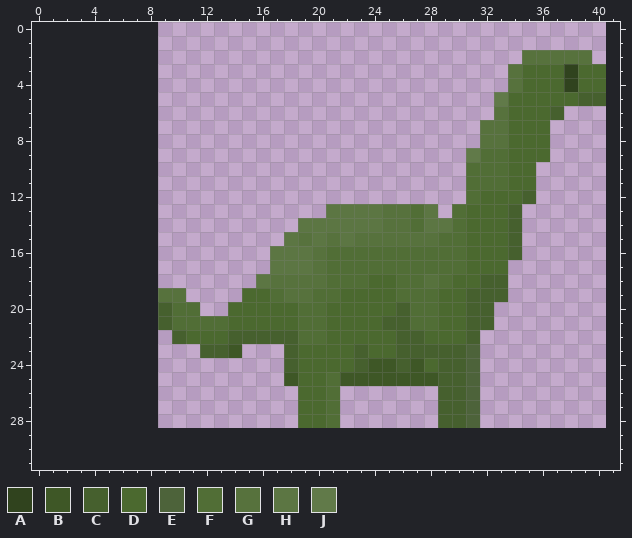
Edited in one commit: pixel-art sprite (Sprites/Units/Dinosaurs/diplodocus/diplodocus_sprite_lvl1.png). This is how it looked before the edit.
The file is 32x32 pixels. Pixels under 10% opacity are left out. Colours within 5 levels of each other are drawn and written as one. The old version is drawn lined up with the new one, on the new canvas.
Palette (. is transparent): A #30431e  B #3e5726  C #46602e  D #4b692f  E #4d633a  F #516e36  G #57723d  H #5c7643  J #617a49
Pixels before, first column x 9:
 2 ..........................GGGGG.
 3 .........................GDDDADD
 4 .........................GDDDADD
 5 ........................JDDDDDCC
 6 ........................GDDDC...
 7 .......................GGDDD....
 8 .......................GGDDD....
 9 ......................JFFDDD....
10 ......................FFFDD.....
11 ......................FFFDD.....
12 ......................FDDDC.....
13 ............HHHHGGFH.FDDDC......
14 ..........HHHHHHGGFHHFDDDC......
15 .........HGHGHGGGGGGFFDDDC......
16 ........HHHGFFFFFFFFFFDDDC......
17 ........HHHGFFFFFFFFFFDDD.......
18 .......HGGGGFFFDDFFGFDDCC.......
19 GG....DDFGGFFDDDDFFFDDCCC.......
20 CFF..DDDDDFFDDDDDCFFDDCC........
21 CFFFFDDDDDFFDDDDCCFFDDCC........
22 .CDDDCCCCCFFDDDDDCCDDDC.........
23 ...CCB...CDDDDCDDCCCCCE.........
24 .........CDDDDCBBCBDCCE.........
25 .........BDDFBBBBBBBCCE.........
26 ..........DDF.......CCE.........
27 ..........DDF.......CCE.........
28 ..........DDF.......CCE.........
Now the later version:
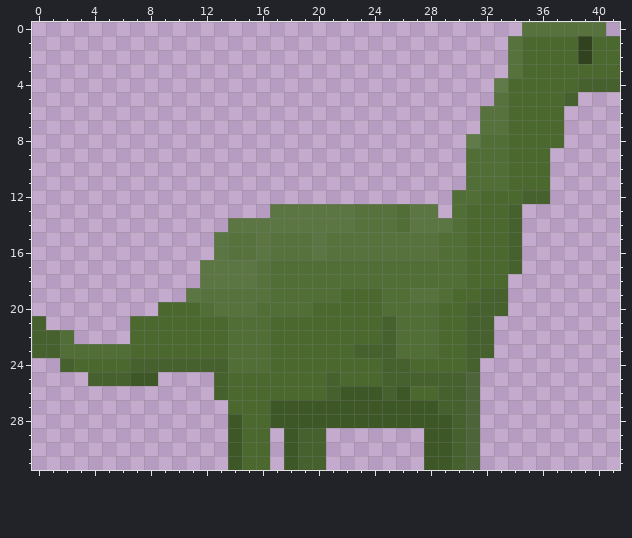
From old to new:
canvas 32x32 -> 42x32, the old top-left corner now at 9,-3 (the part of the old canvas that was cut away was empty and is not shown)
Changed rows in their new state; - is an unchanged pixel.
first column x 0:
 0 -----------------------------------GGGGGG-
 1 ----------------------------------GDDDDADD
 2 ----------------------------------GDDDDADD
 3 --------------------------------------D--D
 4 ---------------------------------JD---DCCC
 5 ---------------------------------G----C..-
 6 --------------------------------G----D----
 7 -------------------------------------D----
 8 -------------------------------JFF---D----
 9 -------------------------------F----------
10 ------------------------------------D-----
11 ------------------------------------D-----
12 ------------------------------F-----C-----
13 -----------------HHHH--GG-FH--------------
14 --------------HHHHH----GG-FH--------------
15 -------------HGGHGG---G-------------------
16 -------------HGGHGGGHGGGGGGGG-------------
17 ------------HHHHGFFFF-------------C-------
18 ------------HHHHGFFFF---FF--F-F-DD--------
19 ---------..HGGGGG-FF-----F-GGF-D----------
20 ---------DDDFGGGFFF-D----FF------C--------
21 C------DDDDDDDFFF--DD-----F---------------
22 CCF----DDDD---FFFDDDD----CFFF---C---------
23 CCFFFFFDDDDDDDFFFDD-----CCFFFDDCC---------
24 --CDDDDCCCCCCCFFFDD----DDC-D-DDC----------
25 ----CCCBB----CDDDDD--CDDDCCCC-------------
26 -------------CDDDDD--CBBBCBDD-------------
27 --------------DDDBBBBBBBBBBBB-------------
28 --------------BDDBBBBBBBBBBBBB------------
29 --------------BDD-BCC-------BBCE----------
30 --------------BDD-BCC-------BBCE----------
31 --------------BDD-BCC-------BBCE----------
Changed places in both pictures, as pixel boxes (x1, y1, x2, y2):
changed: (32, 22, 620, 470)
